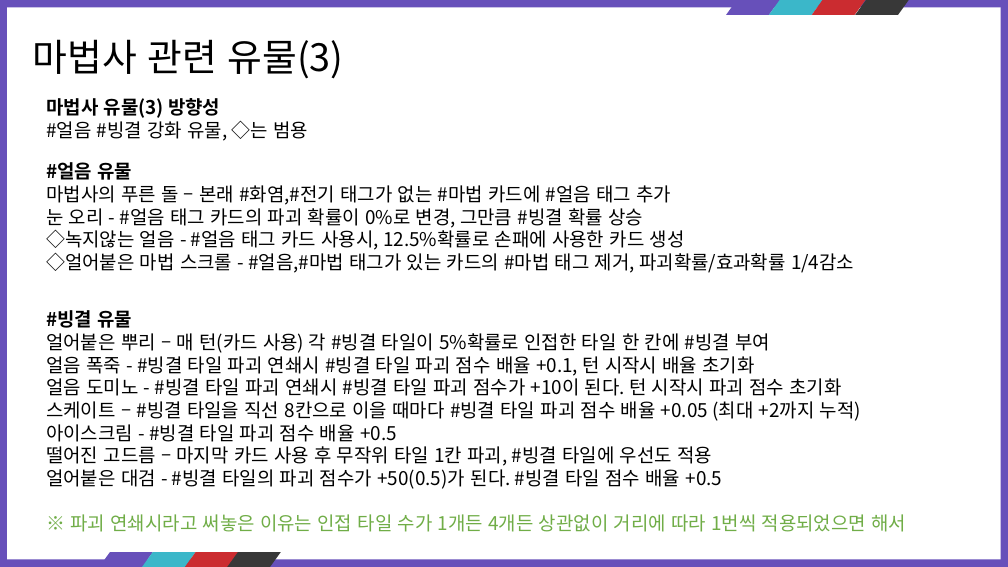
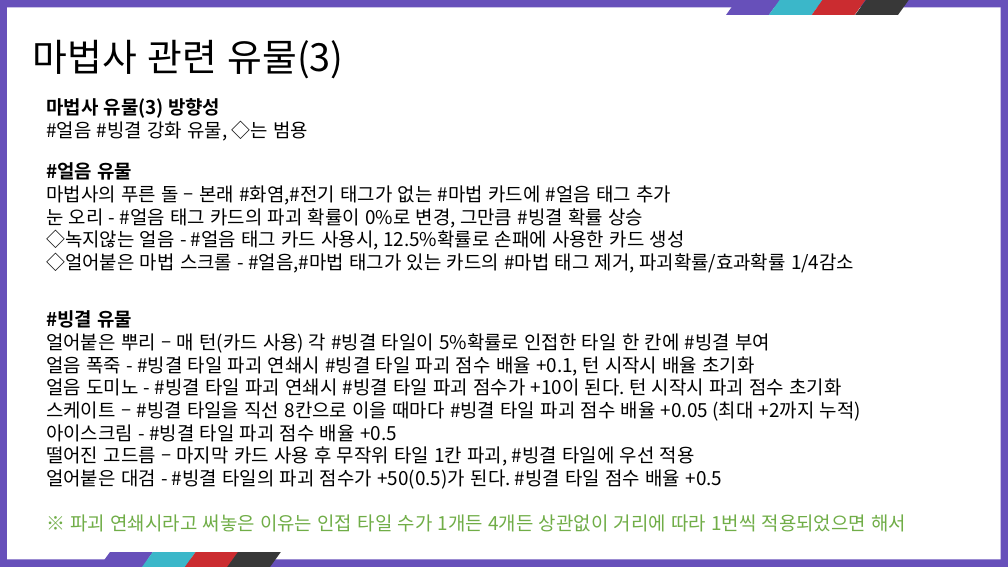
Before and after one commit to kauthor/FluffyDisdog, a slide deck: slide 55 of Plan/기획서/마법사.pptx. Drawn at 1008x567 pixels with LibreOffice and Linux fonts; fonts in the diff are those of the drawing. Boxes give left, top, right and bottom in pixels: in the first picture for what was removed or moved away, otherwise in the second. Text is boxed around its words. In the diff, an @@ line names an element or a change of style, - is before the commit and + after.

```diff
--- a/Plan/기획서/마법사.pptx
+++ b/Plan/기획서/마법사.pptx
@@ text at (46, 446, 695, 466): text changed @@
-떨어진 고드름 – 마지막 카드 사용 후 무작위 타일 1칸 파괴, #빙결 타일에 우선도 적용
+떨어진 고드름 – 마지막 카드 사용 후 무작위 타일 1칸 파괴, #빙결 타일에 우선 적용
```
Also in this commit, not shown: 5 other slides changed.
